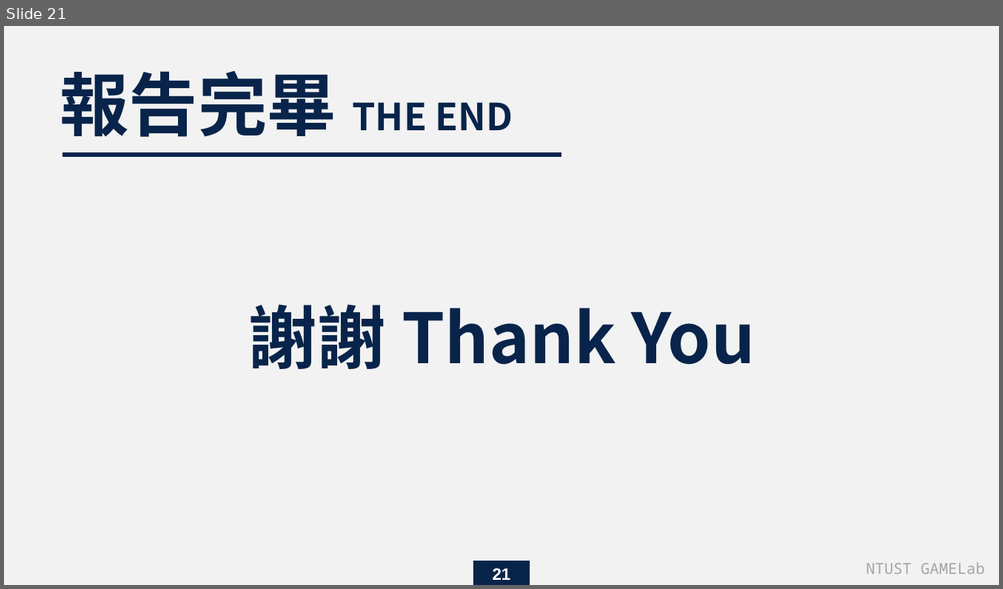
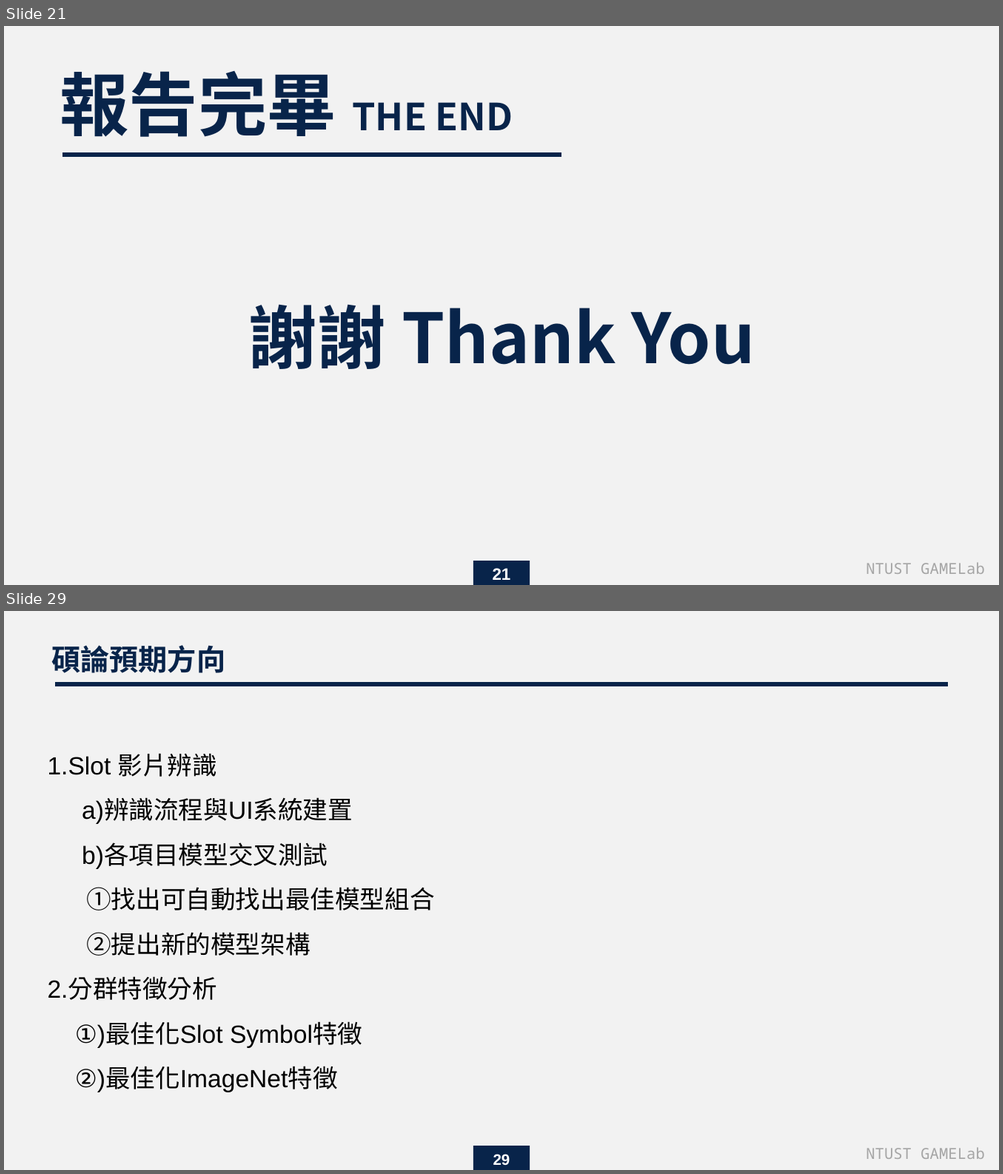
Before and after one commit to endman100/paper-, a slide deck: Does Robustness on ImageNet Transfer to Downstream Tasks.pptx. Shown one above the other, each under a label of ours: slide 21 before the commit, slides 21 and 29 after it; the slides between them are not shown. The pictures are 1003x589 and 1003x1174 pixels, drawn with LibreOffice and Linux fonts; fonts in the diff are those of the drawing. Boxes give left, top, right and bottom in pixels: in the first picture for what was removed or moved away, otherwise in the second. Text is boxed around its words. In the diff, an @@ line names an element or a change of style, - is before the commit and + after.

```diff
--- a/Does Robustness on ImageNet Transfer to Downstream Tasks.pptx
+++ b/Does Robustness on ImageNet Transfer to Downstream Tasks.pptx
@@ slide 29 added at (4, 611, 999, 1170), background #F2F2F2 @@
@@ text added at (51, 645, 225, 673), 21 pt, text #08244A, bold @@
+碩論預期方向
@@ line added from (947, 684) to (56, 684), #08244A 3 pt @@
@@ text added at (48, 753, 434, 1093), 18 pt, text #000000 @@
+1.Slot 影片辨識
+  a)辨識流程與UI系統建置
+  b)各項目模型交叉測試
+  ①找出可自動找出最佳模型組合
+  ②提出新的模型架構
+  2.分群特徵分析
+  ①)最佳化Slot Symbol特徵
+  ②)最佳化ImageNet特徵
@@ rectangle added at (473, 1146, 530, 1170), fill #08244A @@
@@ page number added at (493, 1154, 510, 1165), 11 pt, text #FFFFFF, bold @@
+29
@@ text added at (865, 1147, 984, 1159), 11 pt, text #A5A5A5 @@
+NTUST GAMELab
```
Also in this commit, not shown: 3 slides changed, 7 other slides added.
